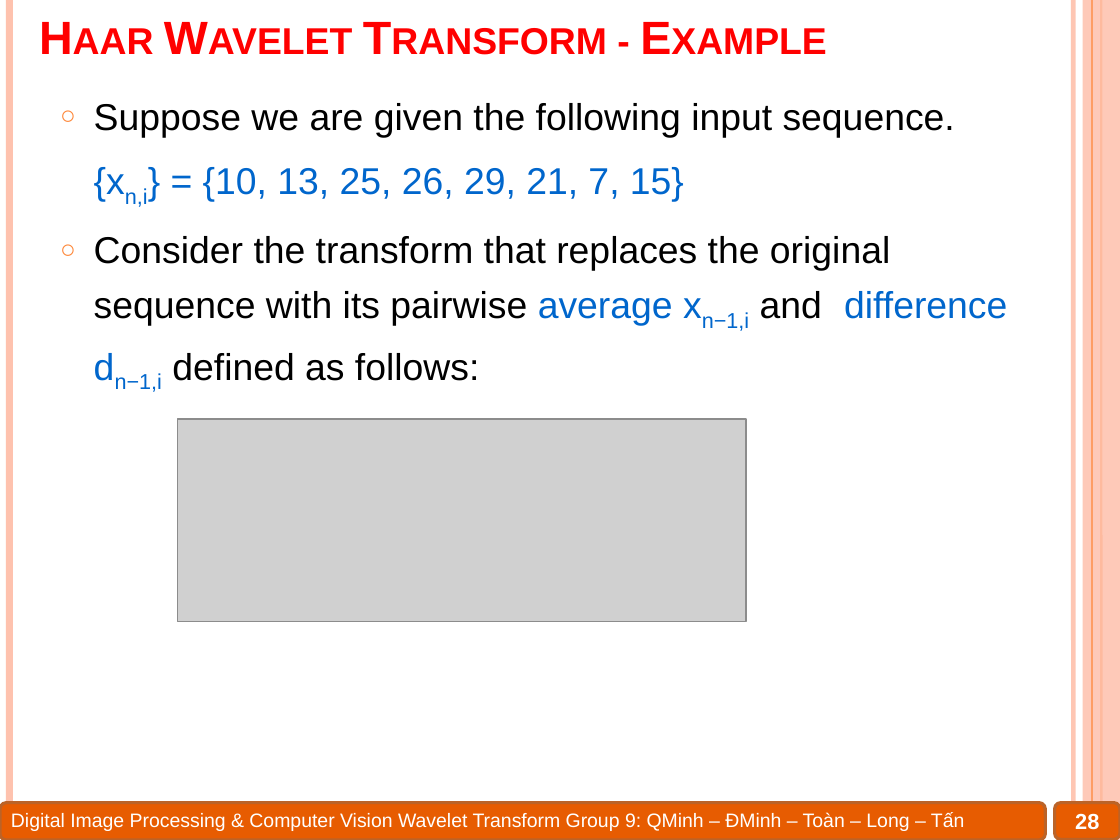
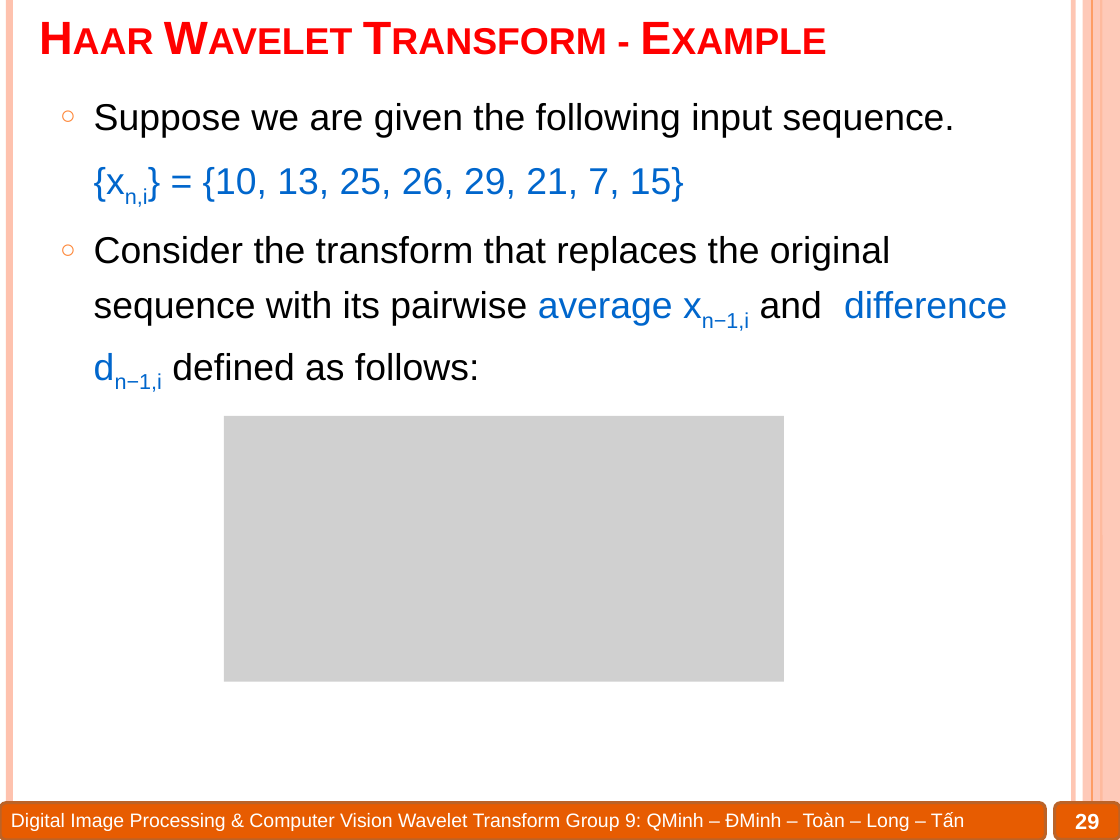
Before and after one commit to Alex7Huynh/dip-g9, a slide deck: slide 29 of 6. PPT/Wavelet transform.pptx (slide 28 before the commit). Drawn at 1120x840 pixels with LibreOffice and Linux fonts; fonts in the diff are those of the drawing; grey boxes stand for pictures. Boxes give left, top, right and bottom in pixels: in the first picture for what was removed or moved away, otherwise in the second. Text is boxed around its words. In the diff, an @@ line names an element or a change of style, - is before the commit and + after.

```diff
--- a/6. PPT/Wavelet transform.pptx
+++ b/6. PPT/Wavelet transform.pptx
@@ picture: place and size @@
-picture at bbox=[177, 419, 746, 622]
+picture at bbox=[224, 416, 784, 681]
@@ page number at bbox=[1075, 813, 1099, 830]: text changed @@
-28
+29
```
Also in this commit, not shown: 9 other slides changed, 4 other files.
